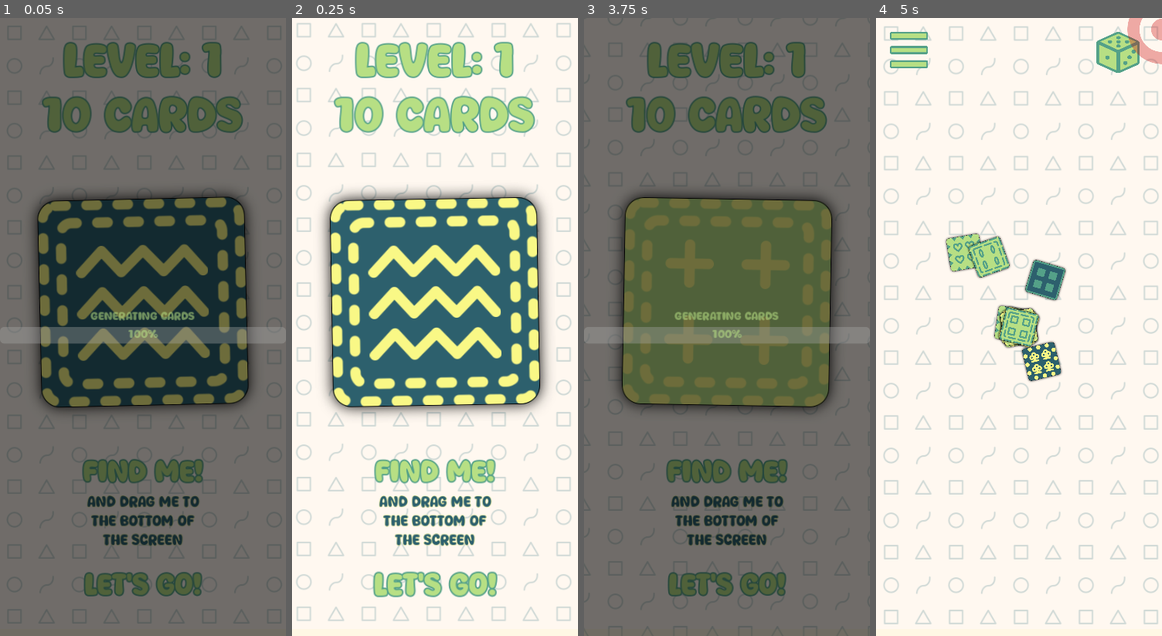
Above: before the commit, frames 1-4 (left to right).
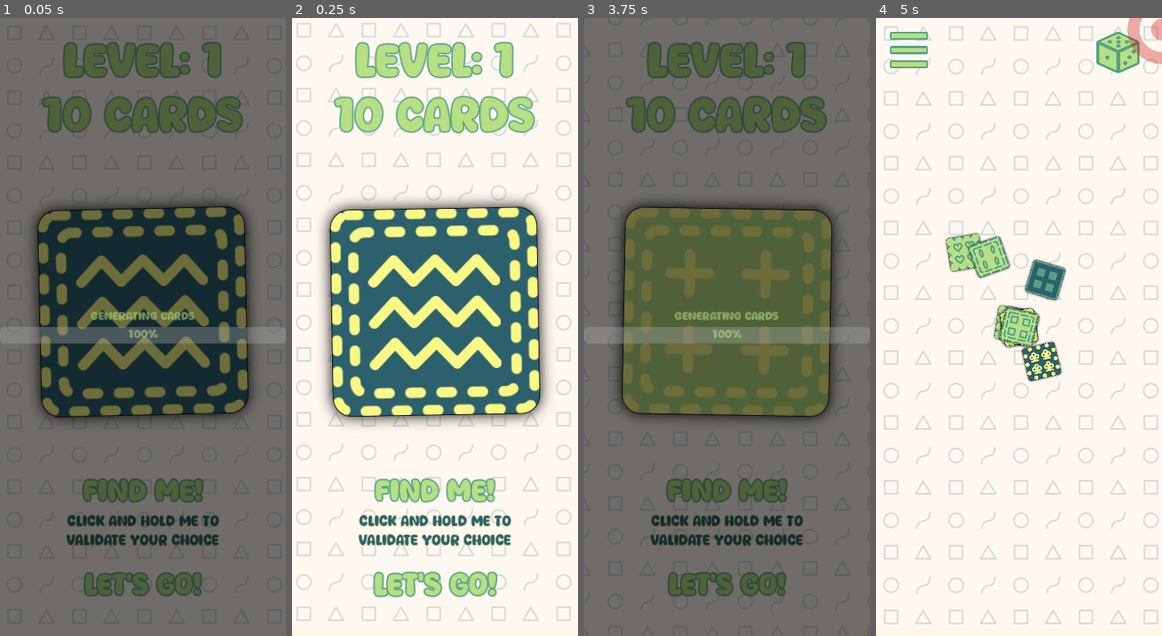
Above: after the commit, the same moments.

Repository: magopian/rummager
Game: Godot game, scene res://game.tscn
Two runs of this game, one before a commit and one after it. Both use one fixed random seed, a clock stepped at 60 frames per second and the inputs below. This scene is started directly instead of the project's main scene. Sound files missing from this copy of the repository are replaced by a short silence.
Inputs (mouse positions are in pixels of both pictures, inside the frame that each line leads up to):
- Up to frame 1 (0.05 s): no input
- Up to frame 2 (0.25 s): no input
- Up to frame 3 (3.75 s): click "Let's go!" at 0.5 s; click (827, 55) at 1.25 s; click (832, 61) at 2 s; click (832, 61) at 2.75 s; move the mouse to (727, 327) at 3.52 s; click (727, 327) at 3.67 s
- Up to frame 4 (5 s): click "Let's go!" at 4.25 s

The runs differ from the first frame. In frame 1, 18% of the frame differs, in the area x 12-88%, y 28-86%; in frame 2, 21%, in the area x 11-89%, y 27-86%; in frame 3, 13%; in frame 4, nothing differs.

Commit message:
Validate by holding the card

Diff:
--- a/card.gd
+++ b/card.gd
@@ -13,6 +13,9 @@
 @onready var confetti: GPUParticles2D = %Confetti
 @onready var collision_shape_2d: CollisionShape2D = %CollisionShape2D
 @onready var sprite_2d: Sprite2D = %Sprite2D
+@onready var timer_zoom_in: Timer = %TimerZoomIn
+@onready var timer_validation: Timer = %TimerValidation
+@onready var validating_label: Label = %ValidatingLabel
 
 
 @export var small_scale: Vector2 = Vector2(0.16, 0.16)
@@ -27,6 +30,7 @@
 var pop_text_scene: PackedScene = preload("res://pop_text.tscn")
 var current_scale: Vector2
 var is_discarded: bool = false
+var previous_position: Vector2
 
 
 static var charac_to_property: Dictionary = {
@@ -48,6 +52,8 @@
 	visible_on_screen_notifier_2d.screen_exited.connect(_on_exit_screen)
 	get_viewport().physics_object_picking_sort = true
 	init_from_data()
+	timer_zoom_in.timeout.connect(zoom_in)
+	timer_validation.timeout.connect(_on_validated)
 
 
 static func compute_small_size(viewport_size: Vector2) -> Vector2:
@@ -80,11 +86,28 @@
 func _process(_delta: float) -> void:
 	if held:
 		global_transform.origin = get_global_mouse_position()
+		var distance: Vector2 = global_position - previous_position
+		if distance.length() > 5:
+			timer_zoom_in.start()
+		previous_position = global_position
+		display_validating()
+
+
+func display_validating() -> void:
+	if not timer_validation.is_stopped():
+		validating_label.show()
+		var validating_elapsed_time: float = timer_validation.wait_time - timer_validation.time_left
+		var validating_percentage: int = round(validating_elapsed_time / timer_validation.wait_time * 100)
+		validating_label.text = "Validating:\n" + str(validating_percentage) + "%"
+	else:
+		validating_label.hide()
 
 
 func pickup() -> void:
 	if held:
 		return
+	timer_zoom_in.start()
+	previous_position = global_position
 	freeze = true
 	held = true
 
@@ -92,6 +115,8 @@
 func zoom_in() -> void:
 	show_big()
 	hide_trail()
+	if timer_validation.is_stopped():
+		timer_validation.start()
 
 
 func show_big(duration: float = 0.15) -> void:
@@ -126,6 +151,9 @@
 
 func drop(impulse: Vector2=Vector2.ZERO) -> void:
 	if held:
+		timer_zoom_in.stop()
+		timer_validation.stop()
+		validating_label.hide()
 		freeze = false
 		apply_central_impulse(impulse)
 		held = false
@@ -224,3 +252,7 @@
 	# 500 * 2 / 1000 = 1, 5000 * 2 / 1000 = 10. Ten cards at "max force" gives 100%.
 	var normalized_force: float = force * 2 / 1000
 	return normalized_force
+
+
+func _on_validated() -> void:
+	Global.card_validated.emit(self)
--- a/card.tscn
+++ b/card.tscn
@@ -6,6 +6,7 @@
 [ext_resource type="Texture2D" uid="uid://whm181ryabkk" path="res://assets/card_background_shadow_sprite.png" id="2_s53wd"]
 [ext_resource type="Texture2D" uid="uid://c14iofacbne7e" path="res://assets/card_background_over_sprite.png" id="3_5ebab"]
 [ext_resource type="PackedScene" uid="uid://biyssf7mfv1mf" path="res://dust_trail.tscn" id="4_rjo7v"]
+[ext_resource type="PackedScene" uid="uid://bx5qekwsln2yr" path="res://palette_listener.tscn" id="7_pg547"]
 [ext_resource type="PackedScene" uid="uid://quspx8oqeob8" path="res://confetti.tscn" id="7_ultda"]
 
 [sub_resource type="RectangleShape2D" id="RectangleShape2D_tlpa3"]
@@ -104,6 +105,25 @@
 texture = ExtResource("3_5ebab")
 offset = Vector2(175, 175)
 
+[node name="ValidatingLabel" type="Label" parent="."]
+unique_name_in_owner = true
+visible = false
+offset_left = -150.0
+offset_top = -150.0
+offset_right = 150.0
+size_flags_horizontal = 3
+size_flags_vertical = 3
+theme_override_constants/outline_size = 8
+theme_override_font_sizes/font_size = 40
+text = "Validating"
+horizontal_alignment = 1
+vertical_alignment = 1
+
+[node name="PaletteListener" parent="ValidatingLabel" instance=ExtResource("7_pg547")]
+background_color = 1
+background_hover_color = 0
+foreground_color = 3
+
 [node name="Confetti" parent="." instance=ExtResource("7_ultda")]
 unique_name_in_owner = true
 position = Vector2(0, 0)
@@ -112,3 +132,13 @@
 one_shot = true
 speed_scale = 5.0
 visibility_rect = Rect2(-5000, -5000, 10000, 10000)
+
+[node name="TimerZoomIn" type="Timer" parent="."]
+unique_name_in_owner = true
+wait_time = 0.15
+one_shot = true
+
+[node name="TimerValidation" type="Timer" parent="."]
+unique_name_in_owner = true
+wait_time = 1.5
+one_shot = true
--- a/game.gd
+++ b/game.gd
@@ -13,7 +13,6 @@
 @onready var audio_stream_player: AudioStreamPlayer = %AudioStreamPlayer
 @onready var fade_transition: ColorRect = %FadeTransition
 @onready var explanation: VBoxContainer = %Explanation
-@onready var timer: Timer = %Timer
 @onready var camera_shaker: Node2D = %CameraShaker
 @onready var progress: CanvasLayer = %Progress
 @onready var target: CanvasLayer = %Target
@@ -43,8 +42,8 @@
 	pick_me_canvas_layer.button_pressed.connect(_on_lets_go_button_pressed)
 	lets_go_button.button_pressed.connect(_on_lets_go_button_pressed)
 	Global.max_progress.connect(_on_max_progress)
-	timer.timeout.connect(zoom_in)
 	Global.card_left_screen.connect(_on_card_left_screen)
+	Global.card_validated.connect(_on_card_validated)
 	Global.target_hit.connect(_on_target_hit)
 
 	# Instantiate cards
@@ -183,47 +182,46 @@
 		held_card = card
 		cards.move_child(card, -1)  # The card will be drawn over the others
 		card_initial_position = card.global_position
-		timer.start()
 
 
 func zoom_in() -> void:
 	var distance_travelled: float = (held_card.global_position - card_initial_position).length()
 	if distance_travelled > 100:
 		# We moved the held card, so don't zoom in.
-			return
+		return
 	held_card.zoom_in()
 	zones.slide_in(0.15)
 	Global.slide_off_screen(menu, 0.15)
+
+
+func _on_card_validated(card: Card) -> void:
+	if card == card_to_find:
+		Music.play_win()
+		await explode_out()
+		fade_transition.fade_to_file("res://you_win.tscn")
+	else:
+		var you_lose_scene: YouLose = load("res://you_lose.tscn").instantiate()
+		you_lose_scene.lost_reason = "You chose the wrong card"
+		you_lose_scene.valid_card_data = card_to_find.data
+		you_lose_scene.wrong_card_data = card.data
+		await explode_out()
+		fade_transition.fade_to_node(you_lose_scene, Global.sounds.sound_lose)
 
 
 func _on_card_left_screen(card: Card) -> void:
 	play_sound(Global.sounds.sound_exit_screen)
 	var force: float = card.get_force()
 	if card == held_card:
-		card.held = false
 		drop_card()
-	if thrown_out_bottom(card):
-		if card == card_to_find:
-			Music.play_win()
-			await explode_out()
-			fade_transition.fade_to_file("res://you_win.tscn")
-		else:
-			var you_lose_scene: YouLose = load("res://you_lose.tscn").instantiate()
-			you_lose_scene.lost_reason = "You chose the wrong card"
-			you_lose_scene.valid_card_data = card_to_find.data
-			you_lose_scene.wrong_card_data = card.data
-			await explode_out()
-			fade_transition.fade_to_node(you_lose_scene, Global.sounds.sound_lose)
+	if card == card_to_find:
+		var you_lose_scene: YouLose = load("res://you_lose.tscn").instantiate()
+		you_lose_scene.lost_reason = "You discarded the card you were looking for"
+		you_lose_scene.valid_card_data = card_to_find.data
+		await explode_out()
+		fade_transition.fade_to_node(you_lose_scene, Global.sounds.sound_lose)
 	else:
-		if card == card_to_find:
-			var you_lose_scene: YouLose = load("res://you_lose.tscn").instantiate()
-			you_lose_scene.lost_reason = "You discarded the card you were looking for"
-			you_lose_scene.valid_card_data = card_to_find.data
-			await explode_out()
-			fade_transition.fade_to_node(you_lose_scene, Global.sounds.sound_lose)
-		else:
-			add_score(round(force))
-			card_discarded(card, force)
+		add_score(round(force))
+		card_discarded(card, force)
 
 
 func _on_target_hit(card: Card) -> void:
@@ -233,7 +231,6 @@
 	card.pop_number(5, eject_position, eject_angle)
 
 
-
 func thrown_out_bottom(card: Card) -> bool:
 	return (0 < card.position.x and
 			card.position.x < Global.viewport_size.x and
@@ -244,13 +241,12 @@
 	if event is InputEventMouseButton and event.button_index == MOUSE_BUTTON_LEFT:
 		if held_card and !event.pressed:
 			play_sound(Global.sounds.sound_drop)
-			if held_card.is_inside_tree():
-				held_card.drop(Input.get_last_mouse_velocity())
 			drop_card()
 
 
 func drop_card() -> void:
-	timer.stop()
+	if held_card.is_inside_tree():
+		held_card.drop(Input.get_last_mouse_velocity())
 	held_card = null
 	zones.slide_out(0.15)
 	Global.slide_in_screen(menu, 0.15)
--- a/game.tscn
+++ b/game.tscn
@@ -191,9 +191,8 @@
 theme_override_colors/font_color = Color(0.945098, 0.945098, 0.901961, 1)
 theme_override_constants/outline_size = 2
 theme_override_font_sizes/font_size = 20
-text = "And drag me to
-the bottom of
-the screen"
+text = "Click and hold me to
+validate your choice"
 horizontal_alignment = 1
 
 [node name="PaletteListener" parent="PickMeCanvasLayer/MarginContainer/VBoxContainer/Explanation/Label2" instance=ExtResource("61_qn7xe")]
@@ -227,11 +226,6 @@
 unique_name_in_owner = true
 visible = false
 
-[node name="Timer" type="Timer" parent="."]
-unique_name_in_owner = true
-wait_time = 0.15
-one_shot = true
-
 [node name="Camera2D" type="Camera2D" parent="."]
 anchor_mode = 0
 
--- a/global.gd
+++ b/global.gd
@@ -6,6 +6,7 @@
 signal target_hit(card: Card)
 signal new_target(target_position: Vector2)
 signal card_left_screen(card: Card)
+signal card_validated(card: Card)
 
 
 @export var level: int:
@@ -31,6 +32,7 @@
 var viewport_size: Vector2
 
 var discarded_cards: int = 0
+var validated_cards: int = 0
 var target_hit_count: int = 0
 var time_started: int = 0
 var time_started_rummage: int = 0
@@ -46,6 +48,7 @@
 	new_target.connect(func(_pos: Vector2) -> void: return)  # Noop
 	card_left_screen.connect(_on_card_left_screen)
 	max_progress.connect(_on_max_progress)
+	card_validated.connect(_on_card_validated)
 
 
 func _on_target_hit(_card: Card) -> void:
@@ -58,6 +61,10 @@
 
 func _on_max_progress() -> void:
 	bonus_cards += 1
+
+
+func _on_card_validated(_card: Card) -> void:
+	validated_cards += 1
 
 
 func change_palette() -> void:
Not shown: 1 places in card.tscn that only renumber resources
